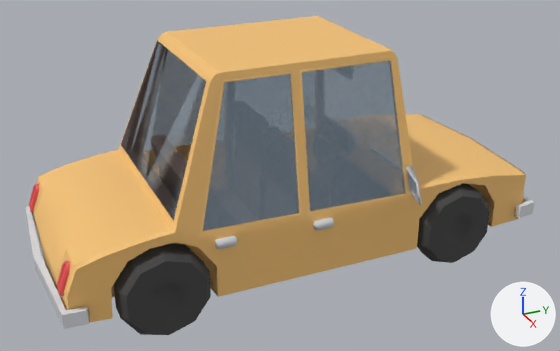
The glTF model media/3D_Assets/Vehicles/KFB_CVP1/KFB_CVP1_sedan.glb, before and after one commit.
The view is the same before and after, from a 50 mm camera at (5.5, -2.29, 2.94) aimed at (0.08, 0.14, 0.23). Arrows for +X, +Y and +Z are at lower right; the lights stay in place. The picture after the commit comes second. Where no turn or scale is listed for an object, it has been applied to the vertices.

Objects in the first picture: 'BumperBack', 'CarMesh', 'DoorFR', 'DoorRR', 'Glass.3', 'Glass.4', 'Hood', 'Mirror', 'Trunk', 'WheelFR', 'WheelRR', 'WindowRear.1' and 7 more.
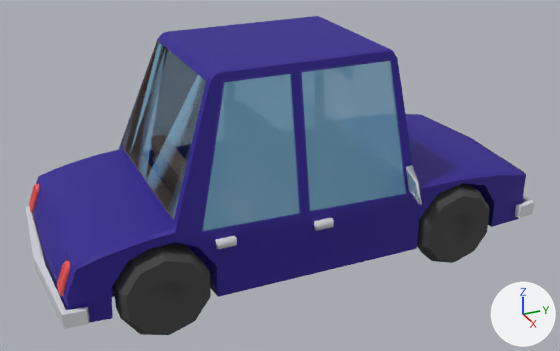
Location of each change, [x1, y1, x2, y2] in pixels of the pictures (560 x 351 px):
'CarMesh', recoloured (darker)
    both: [33, 16, 526, 323]
'Glass.4', recoloured
    both: [302, 61, 406, 211]
'Glass.3', recoloured
    both: [203, 74, 300, 231]
'Trunk', recoloured (darker)
    both: [35, 151, 171, 276]
'WindowRear.1', recoloured
    both: [122, 42, 206, 219]
'DoorFR', recoloured (orange to blue)
    both: [300, 59, 409, 269]
'DoorRR', recoloured (orange to blue)
    both: [199, 72, 302, 289]
'Hood', recoloured (darker)
    both: [406, 115, 520, 185]
'Mirror', recoloured
    both: [407, 171, 418, 201]

Edits to the bpy script that builds the scene:
```text
Change mat_kfb_body:
    mat_kfb_body.base_color: (0.93, 0.55, 0.18) -> (0.0232, 0.00802, 0.279)  # orange #f7c476 -> blue #2a1690
Change mat_kfb_glass_tinted:
    mat_kfb_glass_tinted.base_color: (0.3, 0.4, 0.5) -> (0.262, 0.597, 0.871)  # greyish blue #95aabc -> blue #8ccbf0
```
